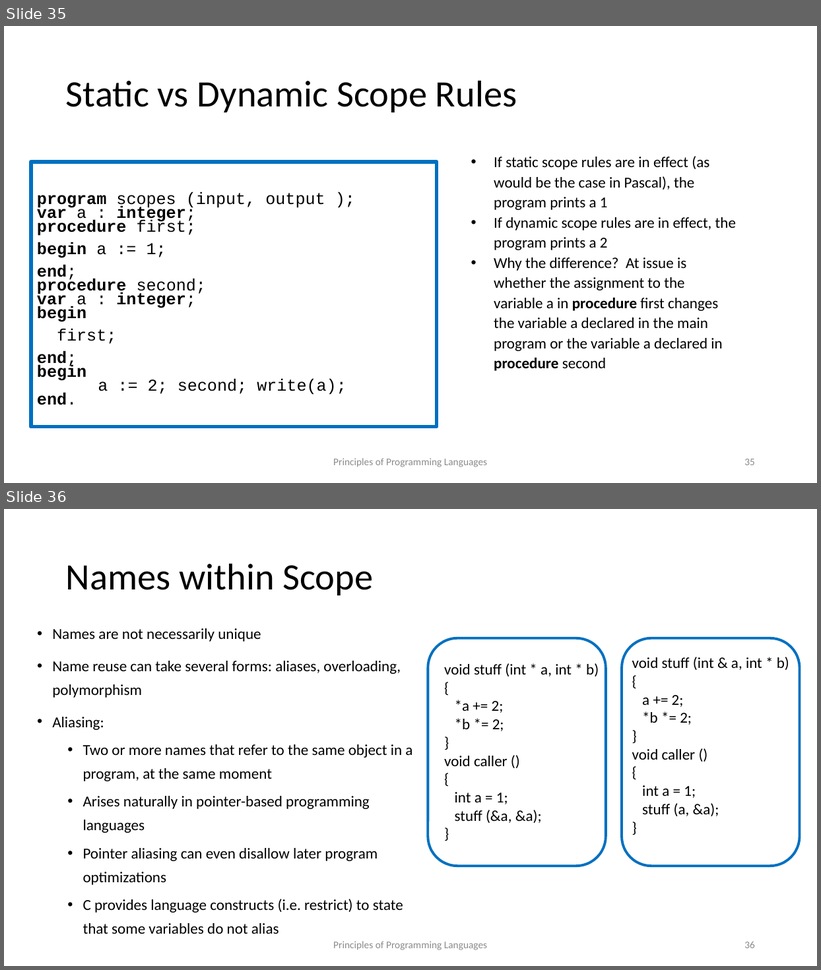
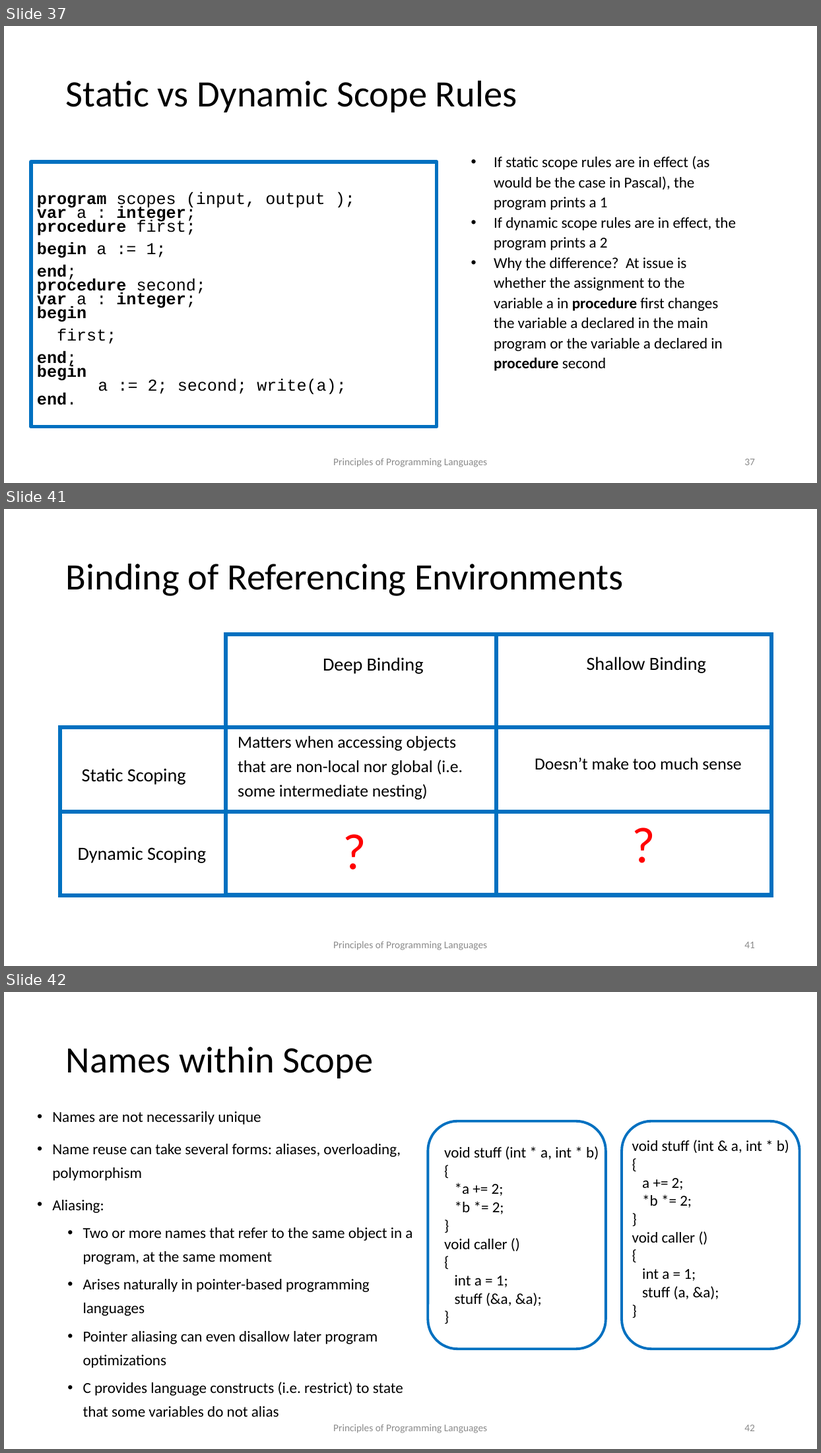
Before and after one commit to kongm/pl-design, a slide deck: environment.pptx. Shown one above the other, each under a label of ours: slides 35 and 36 before the commit, slides 37, 41 and 42 after it; the slides between them are not shown. The pictures are 821x970 and 821x1453 pixels, drawn with LibreOffice and Linux fonts; fonts in the diff are those of the drawing. Boxes give left, top, right and bottom in pixels: in the first picture for what was removed or moved away, otherwise in the second. Text is boxed around its words. In the diff, an @@ line names an element or a change of style, - is before the commit and + after.

Commit message:
environment

```diff
--- a/environment.pptx
+++ b/environment.pptx
@@ slide 41 added at bbox=[4, 509, 817, 966], background #FFFFFF @@
@@ title added at bbox=[66, 563, 623, 596], 44 pt, text #000000 @@
+Binding of Referencing Environments
@@ rectangle added at bbox=[225, 634, 496, 895], outline #0070C0 4.5 pt @@
@@ rectangle added at bbox=[497, 634, 772, 895], outline #0070C0 4.5 pt @@
@@ text added at bbox=[323, 657, 424, 674], 22 pt, text #000000 @@
+Deep Binding
@@ text added at bbox=[587, 657, 706, 673], 22 pt, text #000000 @@
+Shallow Binding
@@ rectangle added at bbox=[60, 727, 772, 811], outline #0070C0 4.5 pt @@
@@ text added at bbox=[238, 736, 463, 800], 20 pt, text #000000 @@
+Matters when accessing objects that are non-local nor global (i.e. some intermediate nesting)
@@ text added at bbox=[535, 758, 741, 770], 20 pt, text #000000 @@
+Doesn’t make too much sense
@@ text added at bbox=[82, 768, 186, 785], 22 pt, text #000000 @@
+Static Scoping
@@ rectangle added at bbox=[60, 811, 772, 896], outline #0070C0 4.5 pt @@
@@ text added at bbox=[337, 816, 373, 883], 60 pt, text #FF0000 @@
+?
@@ text added at bbox=[626, 810, 662, 877], 60 pt, text #FF0000 @@
+?
@@ text added at bbox=[78, 847, 206, 863], 22 pt, text #000000 @@
+Dynamic Scoping
@@ text added at bbox=[333, 941, 487, 951], 12 pt, text #8C8C8C @@
+Principles of Programming Languages
@@ page number added at bbox=[745, 942, 755, 949], 12 pt, text #8C8C8C @@
+41
@@ what was slide 35 is now slide 37 @@
@@ page number at bbox=[745, 459, 755, 466]: text changed @@
-35
+37
@@ what was slide 36 is now slide 42 @@
@@ page number at bbox=[745, 1425, 755, 1432]: text changed @@
-36
+42
```
Also in this commit, not shown: 2 slides changed, 6 other slides added.
